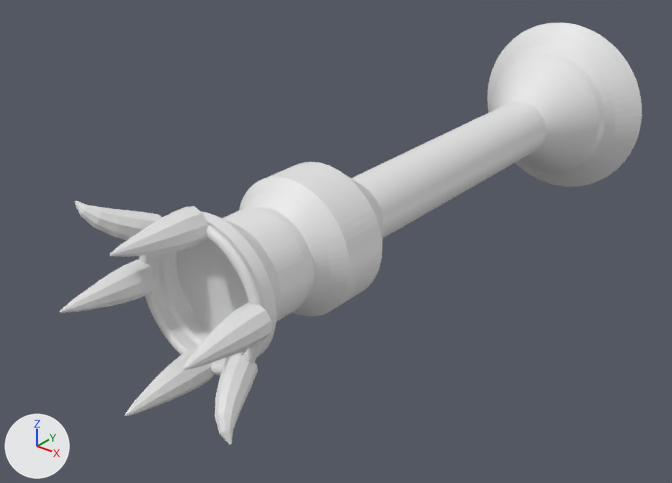
An edit to the OBJ model landstalker/data/proxies/brazier_61.obj, drawn before and after from the same camera.
Before and after are seen from a 50 mm camera at (339.5, -189.6, 344.4) aimed at (293.7, -132.5, 309.0). The axes (+X, +Y, +Z) are drawn at lower left. The lights are the same throughout. The older version comes first. Where no turn or scale is listed for an object, it has been applied to the vertices.

The first picture shows 'brazier_61'.
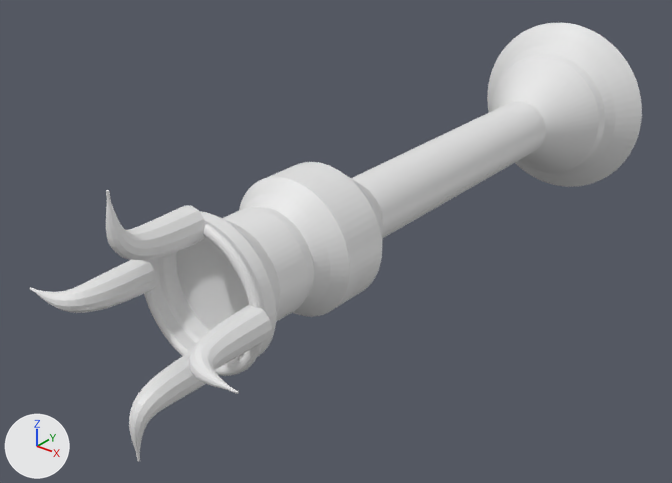
Edits to the bpy script that builds the scene:
```text
Change me_brazier_61:
    used by ob_brazier_61; location = (0.0, 0.0, 0.0)
    remove me_brazier_61.from_pydata(...)  # 2654 vertices, 2764 faces; spans x 287.8..306.2, y -158.7..-96.0, z 303.8..322.2
    add me_brazier_61.from_pydata(...)  # 3066 vertices, 3168 faces; spans x 287.0..307.0, y -158.5..-96.0, z 303.0..323.0
    me_brazier_61 part 1: the loose piece of 72 vertices spanning x 301.3..303.8, y -158.7..-151.7, z 311.9..314.5 is rebuilt with 206 vertices and now spans x 301.2..307.0, y -158.5..-151.7, z 311.7..314.3
    me_brazier_61 part 2: the loose piece of 72 vertices spanning x 290.2..292.7, y -158.7..-151.7, z 311.5..314.1 is rebuilt with 206 vertices and now spans x 287.0..292.8, y -158.5..-151.7, z 311.7..314.3
    me_brazier_61 part 3: the loose piece of 72 vertices spanning x 295.6..298.0, y -158.7..-151.7, z 306.1..308.8 is rebuilt with 206 vertices and now spans x 295.7..298.3, y -158.5..-151.7, z 303.0..308.8
    me_brazier_61 part 4: the loose piece of 62 vertices spanning x 299.9..303.8, y -156.1..-151.1, z 306.2..310.1 is deleted
    me_brazier_61 part 5
    73 vertices are removed from x 293.1..298.4, y -158.7..-151.7, z 316.9..319.9
    96 faces are deleted
    61 vertices move from x 290.2..294.1, y -156.1..-151.1, z 315.9..319.8 to x 296.4..297.6, y -158.5..-157.5, z 319.9..323.0
    130 vertices are added at x 295.7..298.3, y -158.4..-151.7, z 317.2..323.0
    8 new vertices lie (0.0, 1.1, 0.0) away from vertices in x 295.9..298.1, y -152.8, z 317.4..319.7
    7 new vertices lie (0.0, 0.7, 0.0) away from vertices in x 295.8..298.2, y -155.3..-155.2, z 318.6..319.8
    162 new faces join them
```

What differs and where, as boxes (x1, y1, x2, y2) in the pictures (672 x 483 px):
'brazier_61', reshaped: before (60, 22, 642, 445); after (30, 22, 642, 462)
part 1 of me_brazier_61, rebuilt (8% narrower, 32% taller): before (182, 303, 272, 370); after (189, 305, 272, 394)
part 2 of me_brazier_61, rebuilt (31% wider): before (60, 260, 157, 313); after (30, 260, 157, 313)
part 3 of me_brazier_61, rebuilt: before (125, 348, 214, 416); after (129, 352, 205, 462)
part 4 of me_brazier_61, deleted: before (215, 355, 258, 445)
part 5 of me_brazier_61, reshaped: before (74, 201, 208, 257); after (106, 190, 205, 260)
